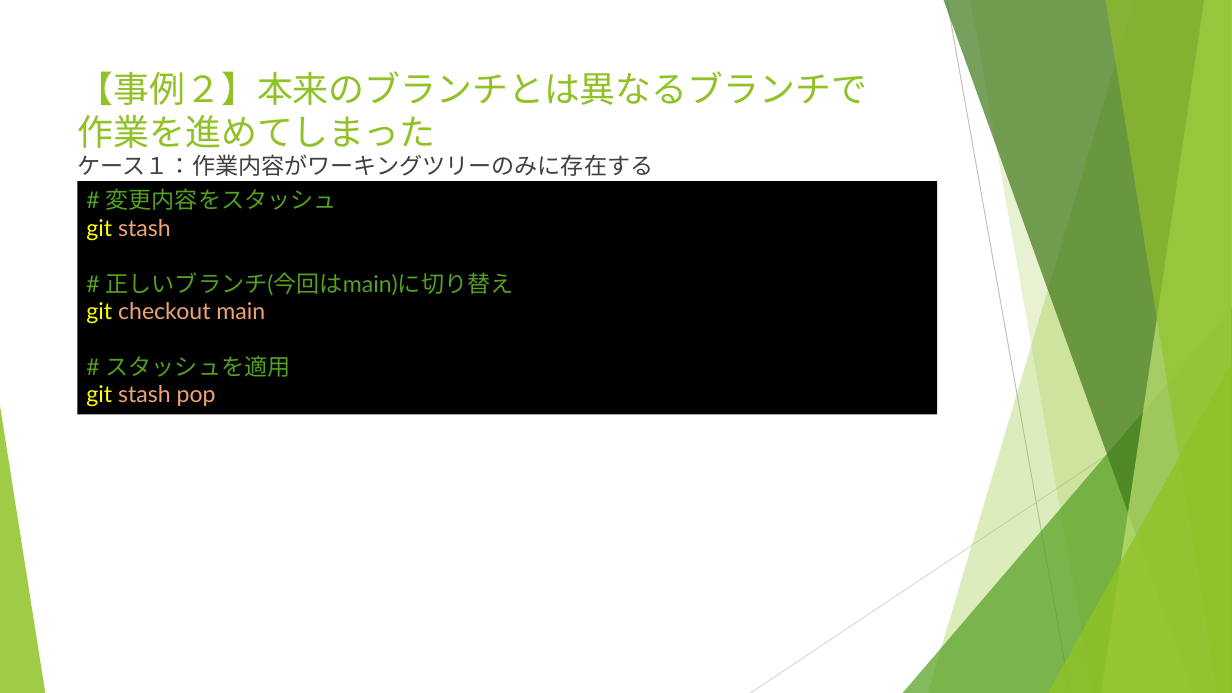
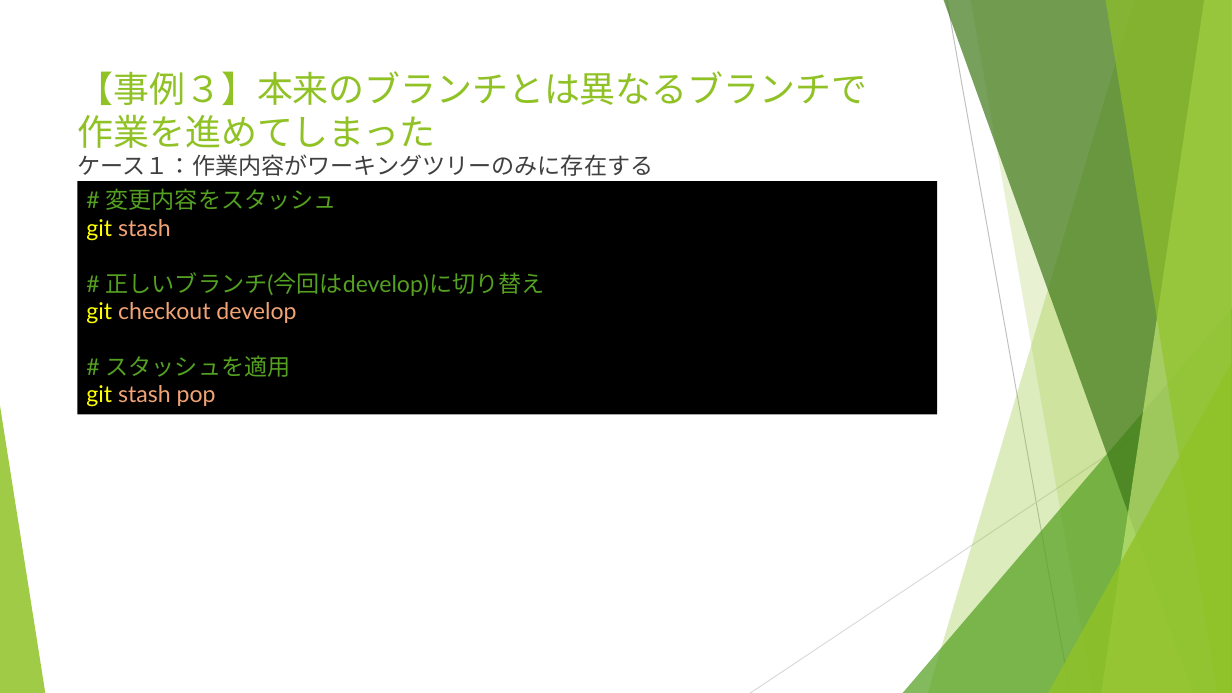
Before and after one commit to yusuke8655/git-trouble-shooting, a slide deck: slide 13 of Gitトラブルシューティング.pptx (slide 9 before the commit). Drawn at 1232x693 pixels with LibreOffice and Linux fonts; fonts in the diff are those of the drawing. Boxes give left, top, right and bottom in pixels: in the first picture for what was removed or moved away, otherwise in the second. Text is boxed around its words. In the diff, an @@ line names an element or a change of style, - is before the commit and + after.

```diff
--- a/Gitトラブルシューティング.pptx
+++ b/Gitトラブルシューティング.pptx
@@ title at (x1=78, y1=71, x2=867, y2=155): text changed @@
-【事例２】本来のブランチとは異なるブランチで
-作業を進めてしまった
+【事例３】本来のブランチとは異なるブランチで
+作業を進めてしまった
@@ text in rectangle at (x1=86, y1=272, x2=545, y2=324): text changed @@
-# 正しいブランチ(今回はmain)に切り替え
-git checkout main
+# 正しいブランチ(今回はdevelop)に切り替え
+git checkout develop
```
Also in this commit, not shown: 13 other slides changed, 5 slides added.
